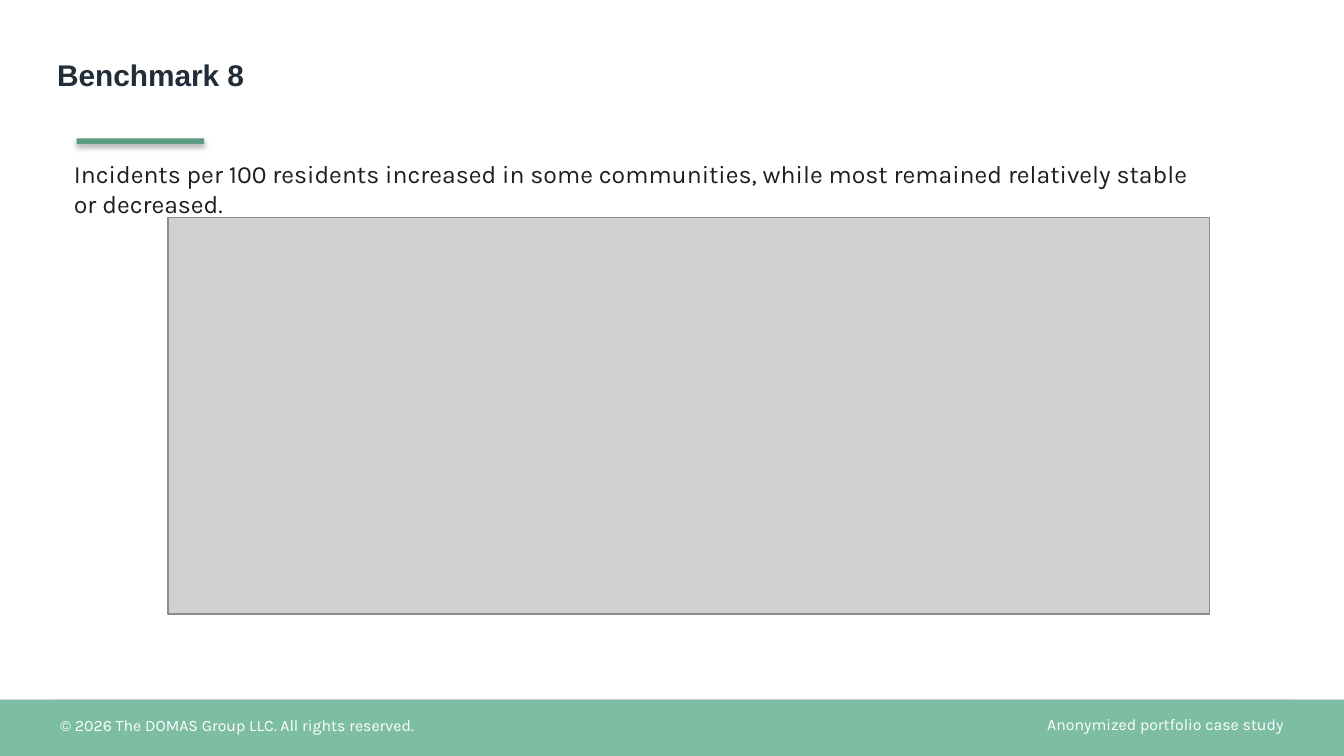
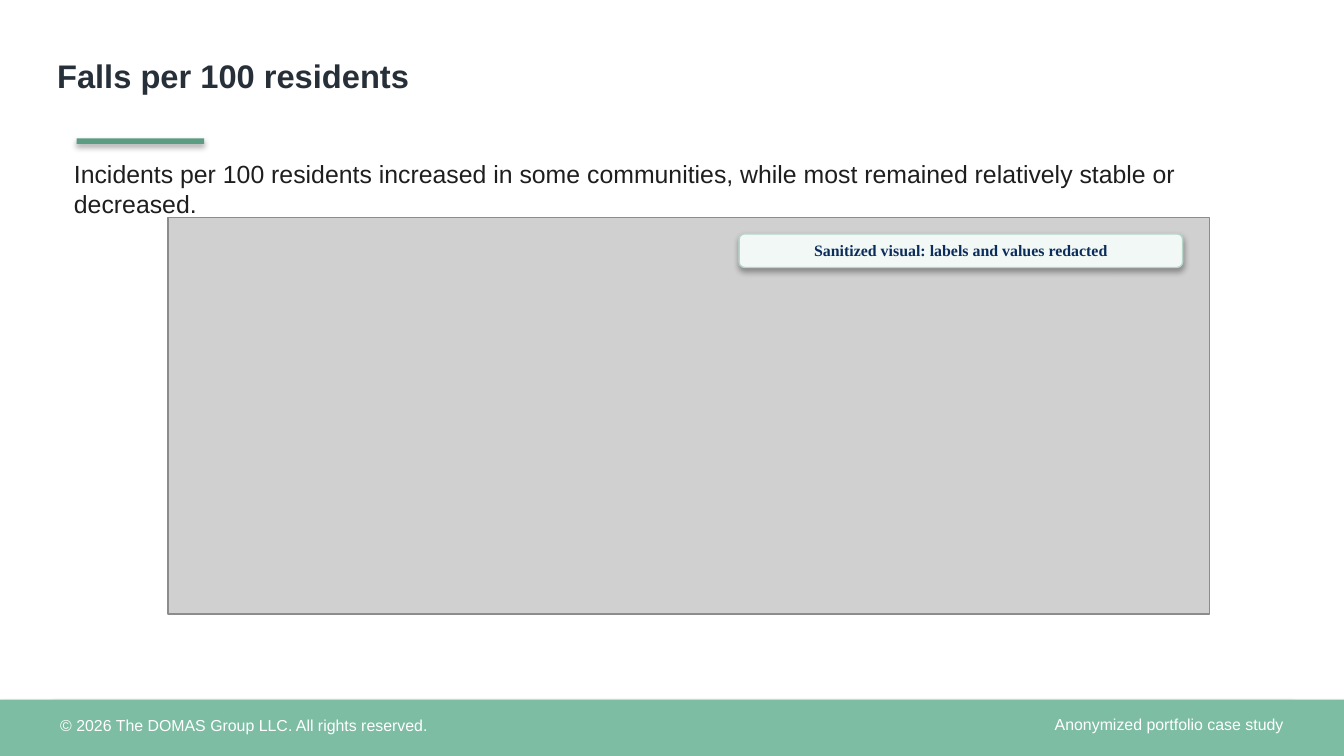
Before and after one commit to TheDOMASGroupLLC/healthcare-operations-benchmarking, a slide deck: slide 11 of case-study/Healthcare_Operations_Benchmarking_Case_Study.pptx (slide 13 before the commit). Drawn at 1344x756 pixels with LibreOffice and Linux fonts; fonts in the diff are those of the drawing; grey boxes stand for pictures. Boxes give left, top, right and bottom in pixels: in the first picture for what was removed or moved away, otherwise in the second. Text is boxed around its words. In the diff, an @@ line names an element or a change of style, - is before the commit and + after.

```diff
--- a/case-study/Healthcare_Operations_Benchmarking_Case_Study.pptx
+++ b/case-study/Healthcare_Operations_Benchmarking_Case_Study.pptx
@@ title at (x1=57, y1=64, x2=409, y2=94): text changed; size 16 to 17.5 pt; text colour #222D3A to #273039 @@
-Benchmark 8
+Falls per 100 residents
@@ font Karla to Arial in 3 elements at (x1=76, y1=719, x2=427, y2=734), (x1=1055, y1=718, x2=1283, y2=733), (x1=74, y1=165, x2=1175, y2=219) @@
@@ rounded rectangle added at (x1=739, y1=234, x2=1183, y2=267), fill #F2F8F6, outline #B7D6C9 0.75 pt, 8.5 pt, text #0B2D5C, bold @@
+Sanitized visual: labels and values redacted
```
Also in this commit, not shown: 14 other slides changed, 2 slides removed, 2 other files.
